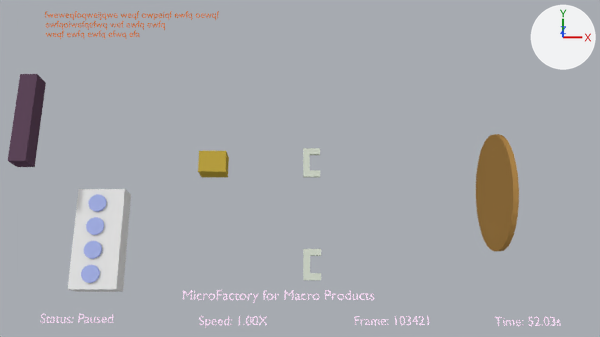
Two versions of the Blender file gridbots/gridbots.blend, one commit apart.
Both versions are drawn from the file's camera 'Camera'. Arrows for +X, +Y and +Z are at upper right; the lights stay in place.

The scene before the commit, as lines of its bpy script (objects in view):
```python
ob_stage = bpy.data.objects.new('stage', me_cylinder_009)
ob_stage.location = (12.5, 4.0, 0.5)
ob_text_frame = bpy.data.objects.new('text_frame', txt_text_003)
ob_text_frame.location = (6.85, -1.61, -0.1)
ob_text_frame.scale = (0.473, 0.473, 0.473)
ob_text_speed = bpy.data.objects.new('text_speed', txt_text)
ob_text_speed.location = (1.14, -1.62, -0.1)
ob_text_speed.scale = (0.473, 0.473, 0.473)
ob_text_status = bpy.data.objects.new('text_status', txt_text_002)
ob_text_status.location = (-4.71, -1.53, -0.1)
ob_text_status.scale = (0.473, 0.473, 0.473)
ob_text_time = bpy.data.objects.new('text_time', txt_text_004)
ob_text_time.location = (12.04, -1.64, -0.1)
ob_text_time.scale = (0.473, 0.473, 0.473)
ob_water_block_001 = bpy.data.objects.new('water_block.001', me_cube_010)
ob_water_block_001.location = (-6.41, 6.61, -0.53)
ob_water_block_001.scale = (0.356, 1.89, 0.437)
# also in view: 'water_block' at (-3.7, 2.0, -2.8); 'text_scripts' at (-2.4, 11.1, -0.6); 'Indexer' at (5.3, 0.6, 0.1); 'Index-Block' at (1.5, 4.4, 0.4); 'text_title' at (4.1, -0.6, -0.1)
```
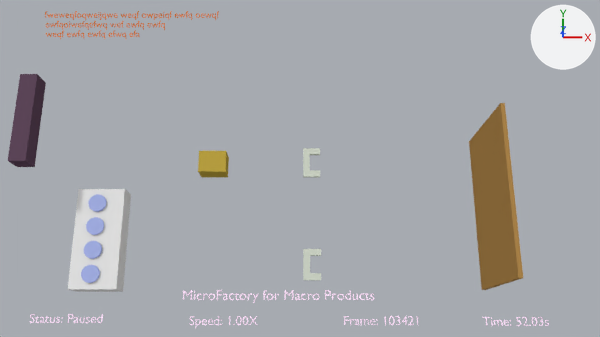
Edits to the bpy script that builds the scene:
```text
Add me_cube_003:
    me_cube_003.from_pydata(...)  # a box spanning x -1.0..1.0, y -1.19..0.81, z -1.19..0.81
    me_cube_003.materials.append(mat_stage)  # brown #ac8449
Change ob_text_frame:
    ob_text_frame.location: (6.85, -1.61, -0.1) -> (6.46, -1.61, -0.1)
Change ob_text_speed:
    ob_text_speed.location: (1.14, -1.62, -0.1) -> (0.78, -1.62, -0.1)
Change ob_text_status:
    ob_text_status.location: (-4.71, -1.53, -0.1) -> (-5.11, -1.53, -0.1)
Change ob_text_time:
    ob_text_time.location: (12.04, -1.64, -0.1) -> (11.6, -1.64, -0.1)
Change ob_stage:
    ob_stage: bpy.data.objects.new('stage', me_cylinder_009) -> bpy.data.objects.new('stage', me_cube_003)
    ob_stage.location: (12.5, 4.0, 0.5) -> (12.49, 3.78, 0.0)
    ob_stage.scale: (1.0, 1.0, 1.0) -> (0.0817, 3.26, 2.2)
```

Changed parts and their boxes [x1, y1, x2, y2] in the pictures (600 x 337 px):
'stage', reshaped, moved, rescaled (25% wider, 59% taller)
    before: [476, 134, 519, 251]
    after: [469, 103, 523, 290]
'text_status', moved
    before: [40, 314, 113, 323]
    after: [30, 314, 103, 323]
'text_frame', moved
    before: [355, 316, 429, 325]
    after: [344, 316, 418, 325]
'text_speed', moved
    before: [199, 316, 267, 328]
    after: [189, 316, 257, 328]
'text_time', moved
    before: [494, 317, 561, 326]
    after: [482, 317, 549, 326]
